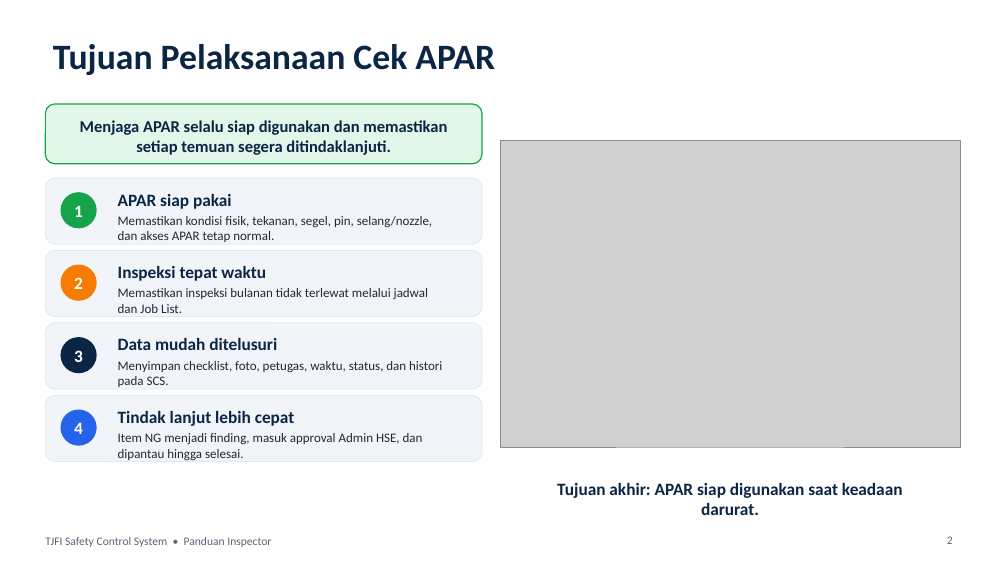
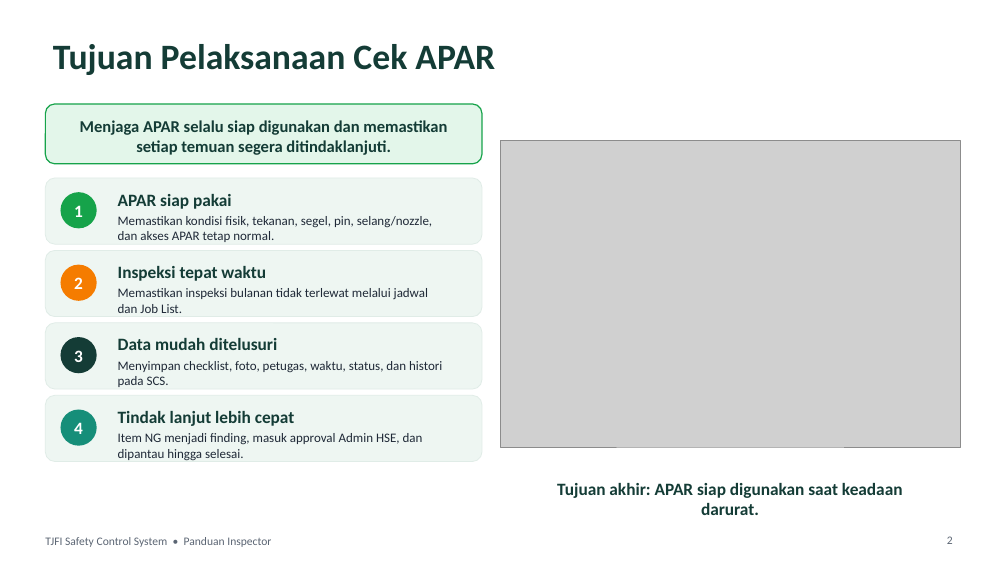
Before and after one commit to tjforge-hse/tjforge-hse.github.io, a slide deck: slide 2 of panduan-inspector.pptx. Drawn at 1008x567 pixels with LibreOffice and Linux fonts; fonts in the diff are those of the drawing; grey boxes stand for pictures. Boxes give left, top, right and bottom in pixels: in the first picture for what was removed or moved away, otherwise in the second. Text is boxed around its words. In the diff, an @@ line names an element or a change of style, - is before the commit and + after.

```diff
--- a/panduan-inspector.pptx
+++ b/panduan-inspector.pptx
@@ ellipse at [60,337,97,374]: fill #0B2545 to #143C36 @@
@@ fill #F1F5FA to #EEF6F2; outline #E2E8F0 0.75 pt to #E0ECE7 0.75 pt in 4 elements at [45,178,482,244], [45,250,482,317], [45,323,482,389], [45,395,482,462] @@
@@ ellipse at [60,410,97,446]: fill #2563EB to #168E79 @@
@@ text colour #0B2545 to #143C36 in 7 elements at [53,44,495,75], [80,120,447,155], [118,194,232,209], [118,266,266,281], [118,338,277,350], [118,411,295,426], [557,483,903,515] @@
```
Also in this commit, not shown: 17 other slides changed, 3 slides added, 1 other file.
